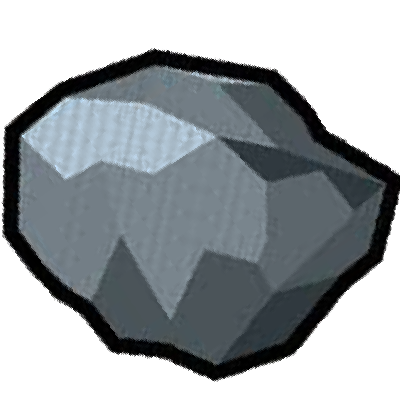
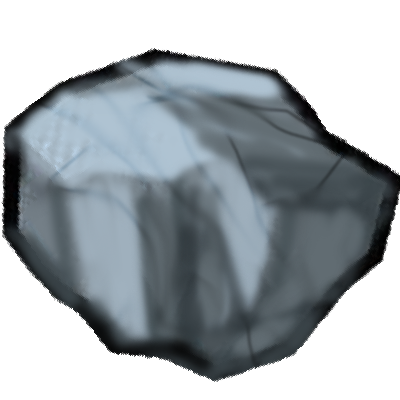
Layers edited between the first and the second 400x400 image:
renamed "wfewef" to "Group 6", painted on it over (1, 51, 400, 382)
